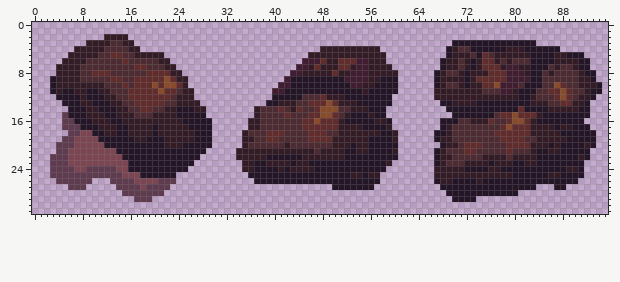
Pixel-art file -- projects/TinyTactics/Assets/Art/Aseprite/overpass_wreck_3x3.aseprite. Above, as it was before the edit.
96x32 pixels, 1 frame.
Once edited:
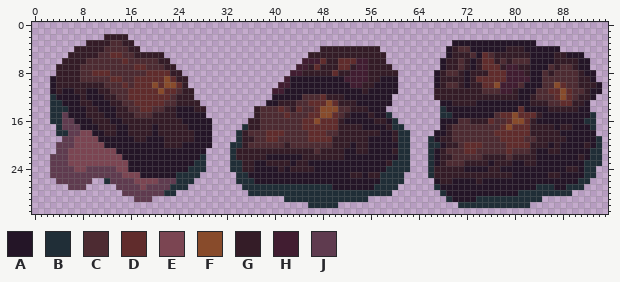
Palette (. is transparent): A #241527  B #202e37  C #4d2b32  D #602c2c  E #7b4552  F #884b2b  G #341c27  H #411d31  J #5f3b4f
The exact change:
layer "Layer 3" added
Changed rows in their new state; - is an unchanged pixel.
Layer "Layer 3":
first column x 3:
12 B-------------------------------------------------------------------------------------------
13 BB------------------------------------------------------------------------------------------
14 BBB--------------------------------------------------------------B--------------------------
15 BB------------------------------------------------------B--------BB-----------------------B-
16 BB-------------------------------------------------------B-------------------------------BB-
17 -B------------------------------B------------------------BB-------------------------------B-
18 -BB----------------------------B--------------------------BB--------------------------------
19 -------------------------------B--------------------------BB---B---------------------------B
20 ------------------------------BB--------------------------BB---BB--------------------------B
21 ------------------------------B---------------------------BB---B--------------------------BB
22 -------------------------B----B---------------------------BB---B--------------------------BB
23 ------------------------BB----BB-------------------------BBB---B-------------------------BBB
24 -----------------------BBB----BB------------------------BBBB---B-------------------------BB-
25 ---------------------BBBB------BB----------------------BBBB----B-------------------------BB-
26 ---------B-----------BBB-------BBB---------------------BBBB-----------------------------BB--
27 --------------------BBB---------BBBBBBBBBBBBBBB-------BBBB------B----------------BBB--BBB---
28 -------------------BB------------BBBBBBBBBBBBBBBBBBBBBBBB--------B------------BBBBBBBBB-----
29 ---------------------------------------BBBBBBBBBBBBBB-------------B----BBBBBBBBBBB----------
30 -------------------------------------------BBBBB--------------------BBBBBBBBBBBB------------
